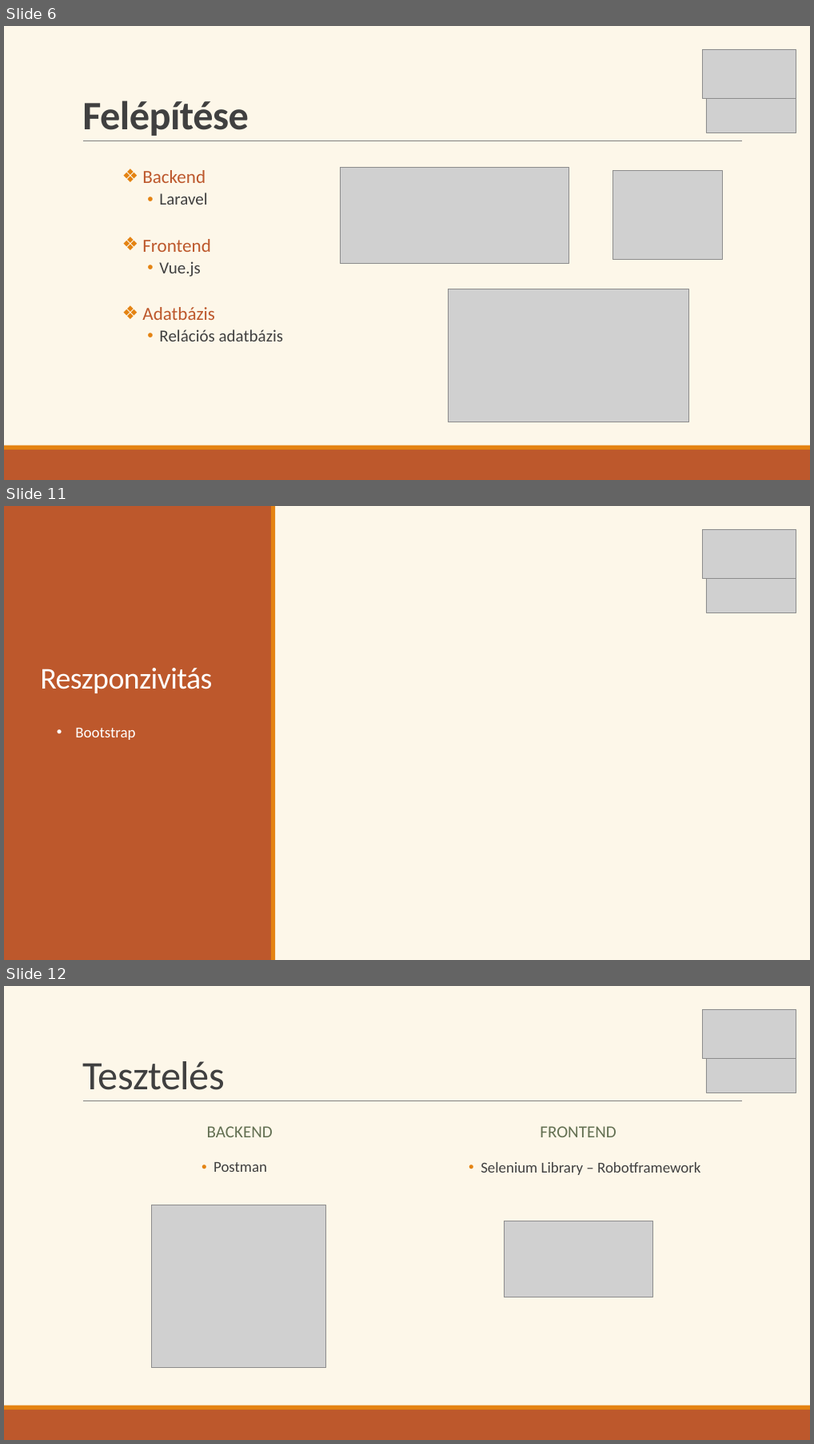
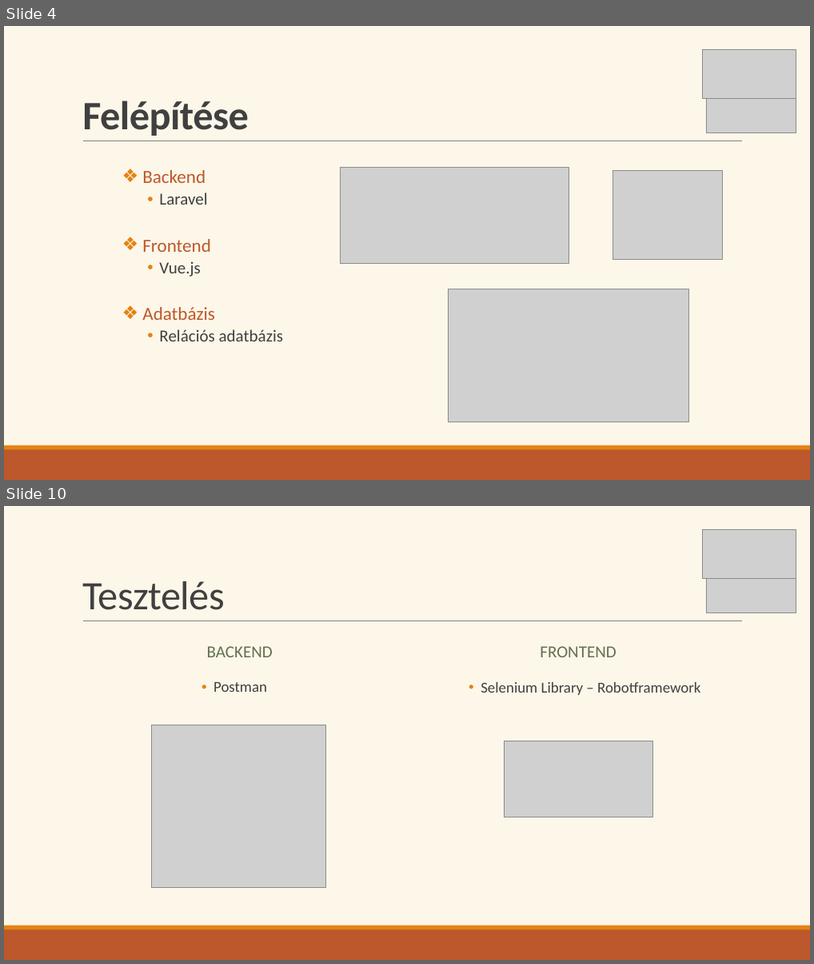
Before and after one commit to Ella50/13_S1_1_vizsgaremek, a slide deck: Dokumentációhoz/Prezentáció/eMenza_AtkariAriella_FarkasDominik.pptx. Shown one above the other, each under a label of ours: slides 6, 11 and 12 before the commit, slides 4 and 10 after it; the slides between them are not shown. The pictures are 814x1444 and 814x964 pixels, drawn with LibreOffice and Linux fonts; fonts in the diff are those of the drawing; grey boxes stand for pictures. Boxes give left, top, right and bottom in pixels: in the first picture for what was removed or moved away, otherwise in the second. Text is boxed around its words. In the diff, an @@ line names an element or a change of style, - is before the commit and + after.

```diff
--- a/Dokumentációhoz/Prezentáció/eMenza_AtkariAriella_FarkasDominik.pptx
+++ b/Dokumentációhoz/Prezentáció/eMenza_AtkariAriella_FarkasDominik.pptx
@@ slide 11 removed at (4, 506, 810, 960), background #FDF7E9 @@
@@ rectangle removed at (4, 506, 272, 960) @@
@@ rectangle removed at (271, 506, 276, 960) @@
@@ picture removed at (702, 529, 797, 579) @@
@@ picture removed at (706, 574, 797, 612) @@
@@ title removed at (40, 668, 212, 693) @@
-Reszponzivitás
@@ text removed at (75, 728, 135, 740) @@
-• Bootstrap
@@ what was slide 6 is now slide 4 @@
@@ what was slide 12 is now slide 10 @@
```
Also in this commit, not shown: 8 slides changed, 1 slide added, 3 other slides removed, 15 other files.
